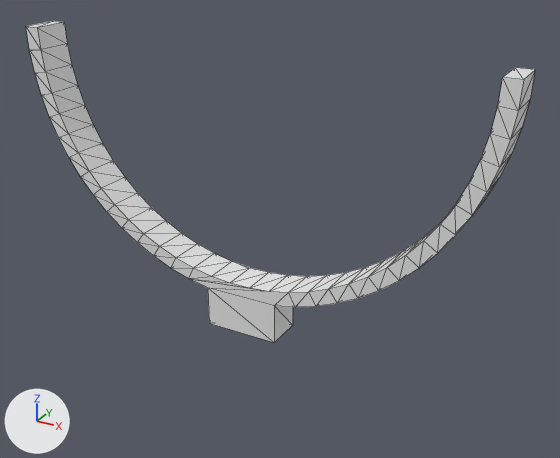
Renders of the COLLADA model kinova_description/objects/tools/first.dae from each side of a commit.
One viewpoint serves both versions: a 50 mm camera at (0.0784, -0.0742, 0.0531) aimed at (0.0347, 0.0053, 0.0134). The axes (+X, +Y, +Z) are drawn at lower left. The lights are the same throughout. Mesh edges are drawn as thin lines. Where no turn or scale is listed for an object, it has been applied to the vertices.

Objects in the first picture: 'first'.
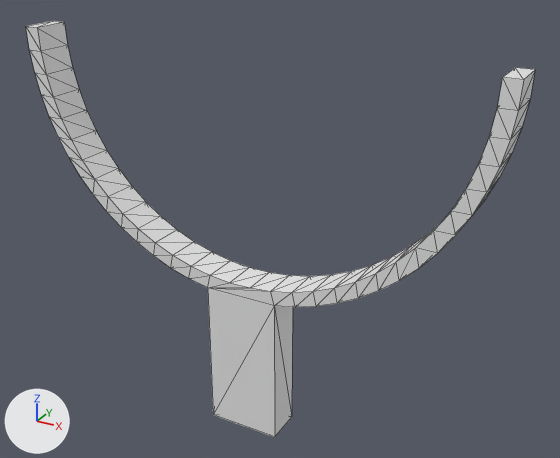
The newer file is also rescaled (x1.007), turned or shifted as a whole; pictures and numbers use the older file's frame.

Edits to the bpy script that builds the scene:
```text
Change me_first:
    used by ob_first; location = (0.0, 0.0, 0.0)
    remove me_first.from_pydata(...)  # 136 vertices, 268 faces; spans x 0.0..0.0636, y 0.0..0.005, z 0.0..0.0368
    add me_first.from_pydata(...)  # 132 vertices, 260 faces; spans x 0.0..0.0636, y 0.0..0.005, z -0.0149..0.0368
    me_first part 1
    12 vertices are removed from x 0.0102..0.0552, y 0.0..0.005, z 0.0..0.0183
    62 faces are deleted
    56 vertices move from x 0.0021..0.0615, y 0.0..0.005, z 0.007..0.0339 to x 0.0021..0.0614, y 0.0..0.005, z 0.007..0.0337
    8 vertices are added at x 0.0243..0.0544, y 0.0..0.005, z -0.0149..0.0173
    54 new faces join them
```

What differs and where, as boxes (x1, y1, x2, y2) in the pictures (560 x 458 px; the box of a moved part takes in the faces that stretch with it):
'first', reshaped (29% taller)
    before: (26, 21, 535, 343)
    after: (26, 21, 535, 437)
part 1 of me_first, moved or reshaped
    before: (29, 35, 517, 343)
    after: (29, 35, 517, 437)
